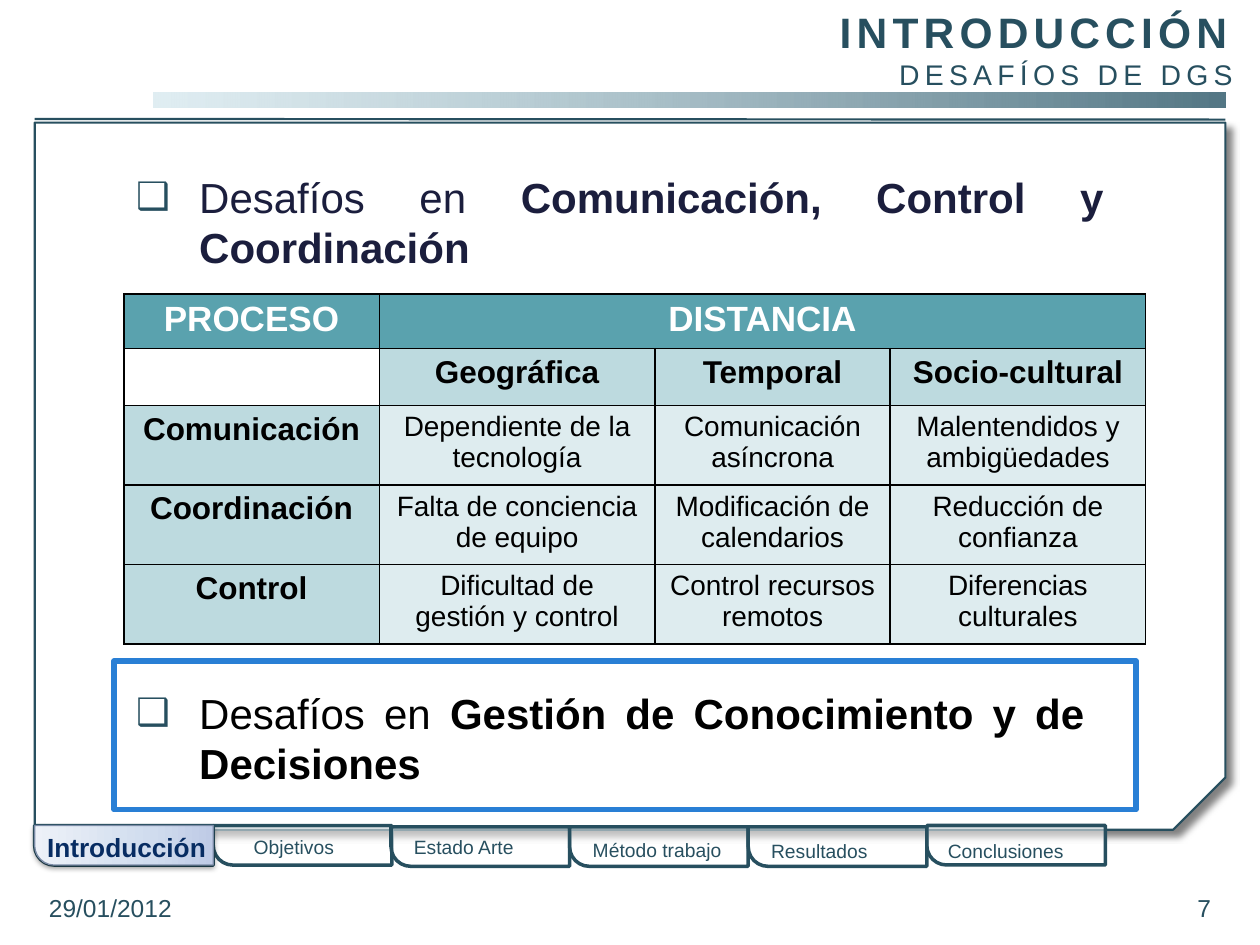
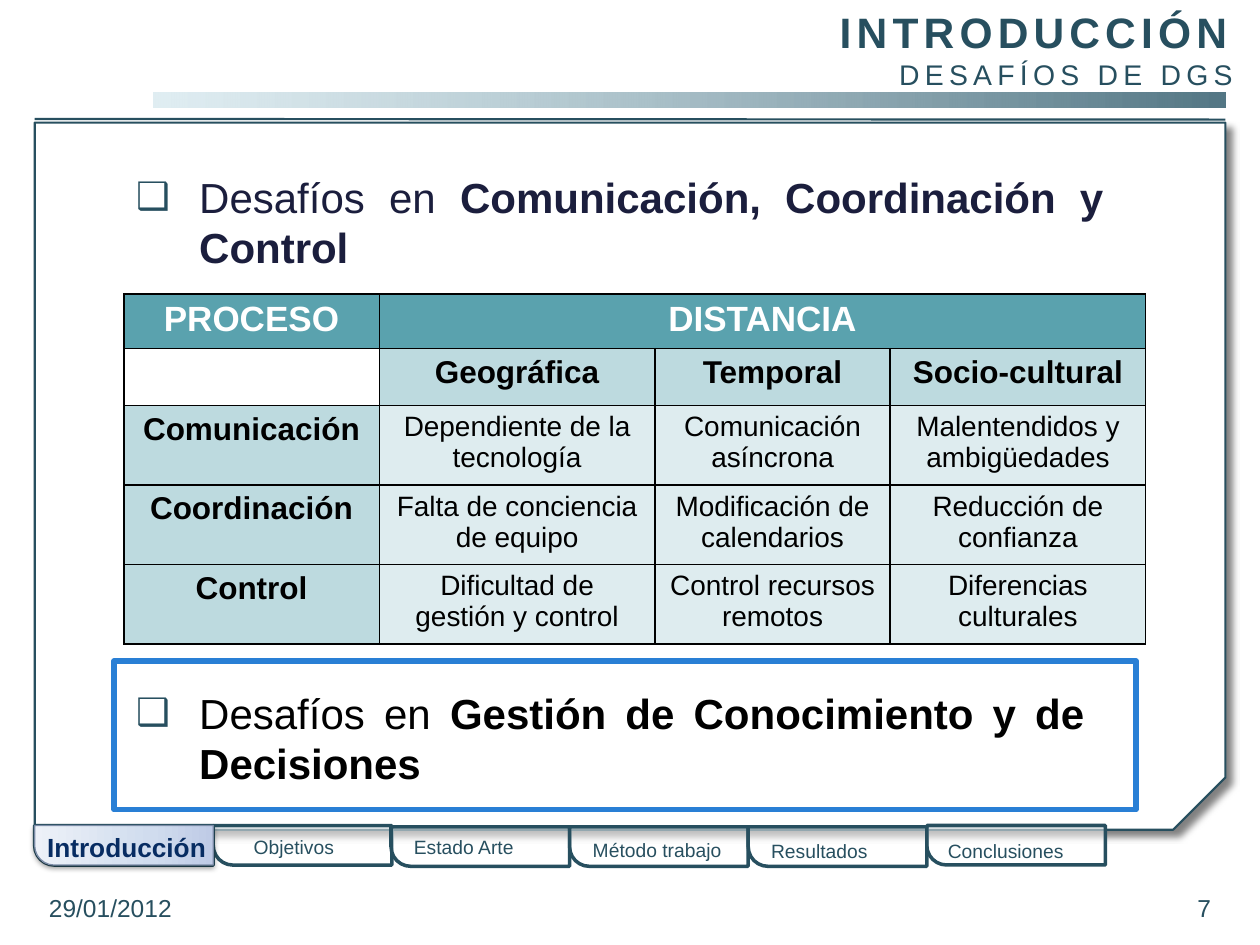
Before and after one commit to gangadhar001/repo-pfc, a slide deck: slide 7 of PFC/Presentacion/PresentacionPFC.pptx. Drawn at 1260x945 pixels with LibreOffice and Linux fonts; fonts in the diff are those of the drawing; background and template pictures are left out. Boxes give left, top, right and bottom in pixels: in the first picture for what was removed or moved away, otherwise in the second. Text is boxed around its words. In the diff, an @@ line names an element or a change of style, - is before the commit and + after.

```diff
--- a/PFC/Presentacion/PresentacionPFC.pptx
+++ b/PFC/Presentacion/PresentacionPFC.pptx
@@ text at [199, 182, 1103, 264]: text changed @@
-❑ Desafíos en Comunicación, Control y Coordinación
+❑ Desafíos en Comunicación, Coordinación y Control
```
Also in this commit, not shown: 3 other slides changed.
